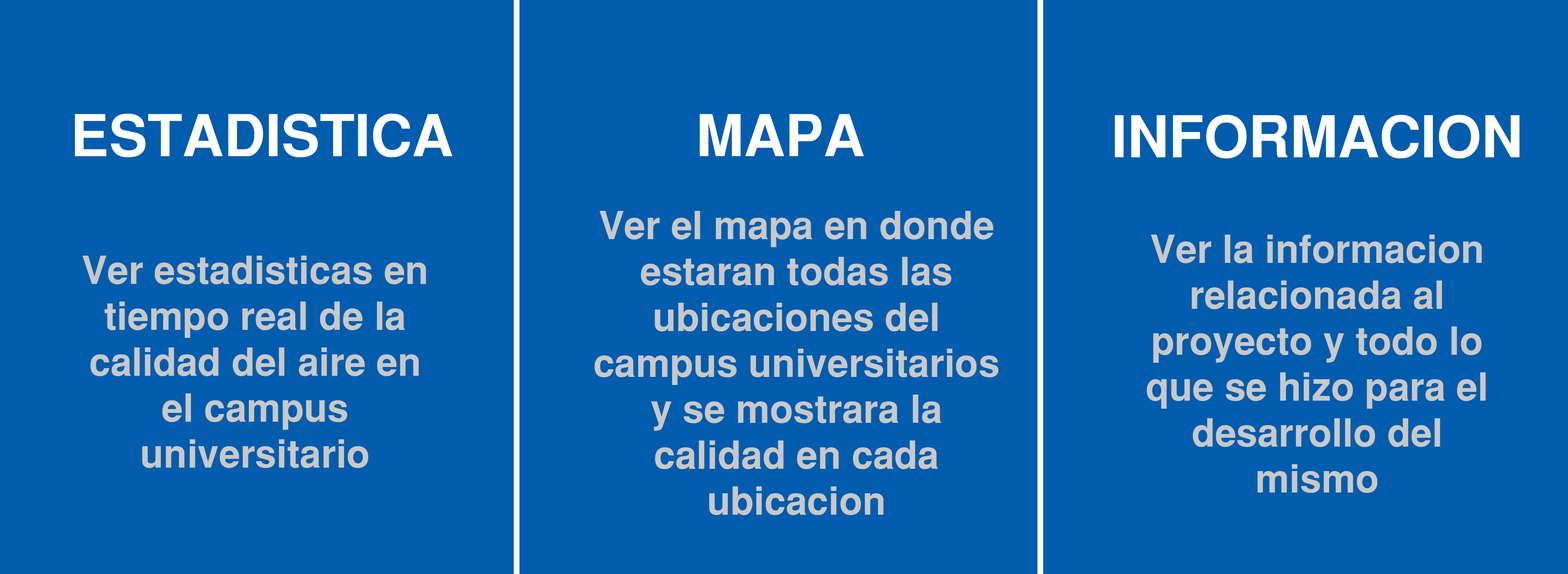
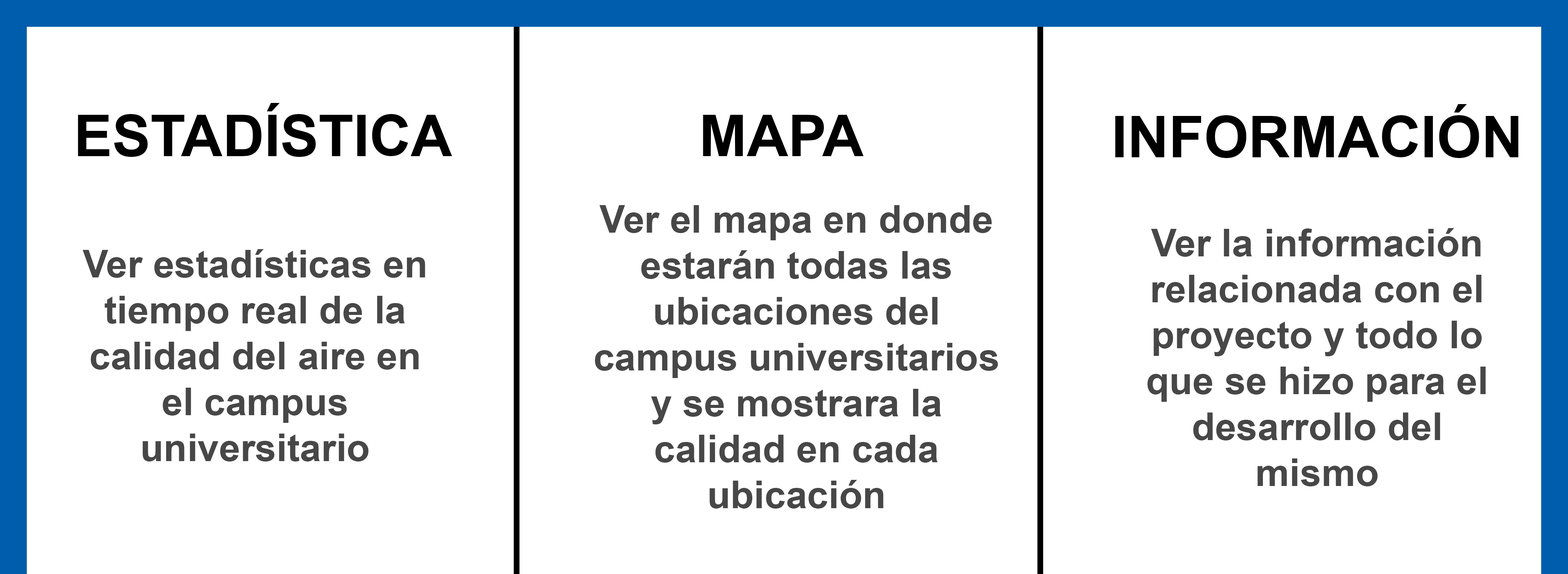
Two versions of the same layered image (1568 x 574). Layer-by-layer changes:
painted on "info" over (1146, 228, 1486, 494)
painted on "mapa" over (594, 205, 999, 516)
painted on "esta" over (82, 249, 427, 469)
painted on "Forma 2" over (1037, 0, 1044, 574)
painted on "Forma 1" over (513, 0, 520, 574)
renamed "INFORMACION" to "INFORMACIÓN", painted on it over (1114, 104, 1520, 159)
painted on "MAPA" over (699, 114, 865, 157)
renamed "ESTADISTICA" to "ESTADÍSTICA", painted on it over (74, 102, 453, 158)
added layer "Rectángulo 2" above "Rectángulo 1" over (26, 26, 1542, 574)
